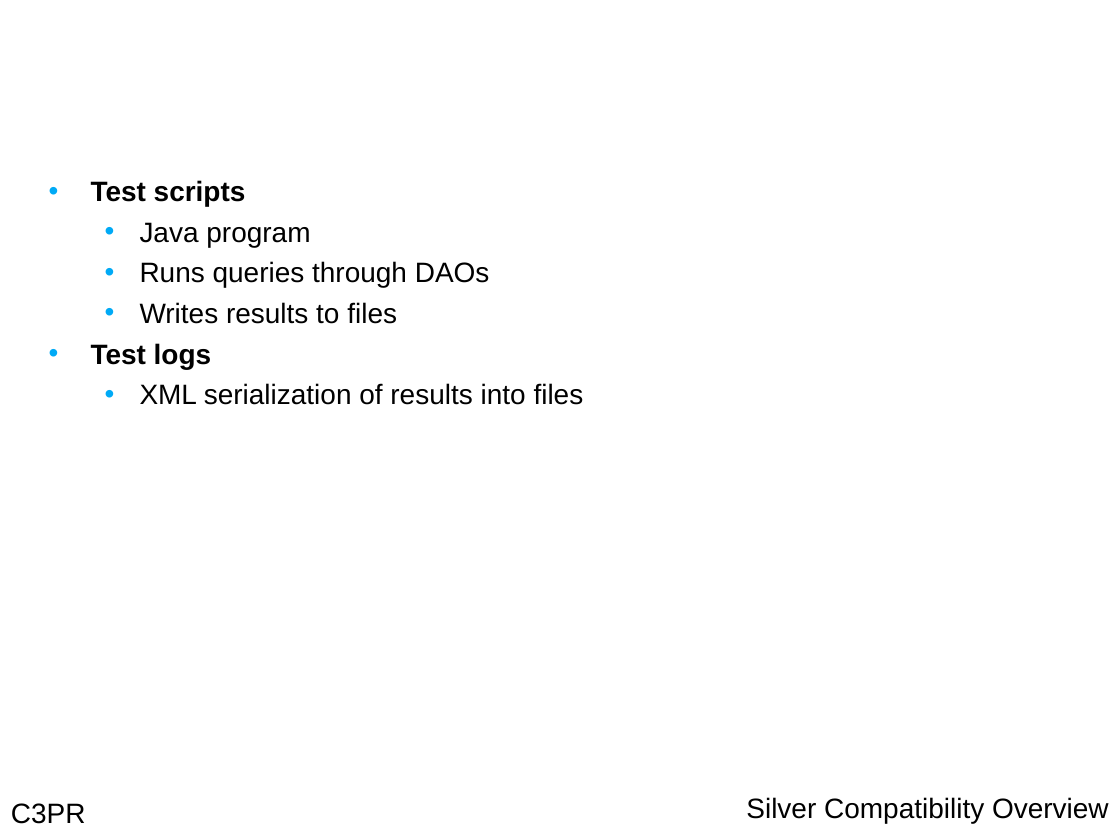
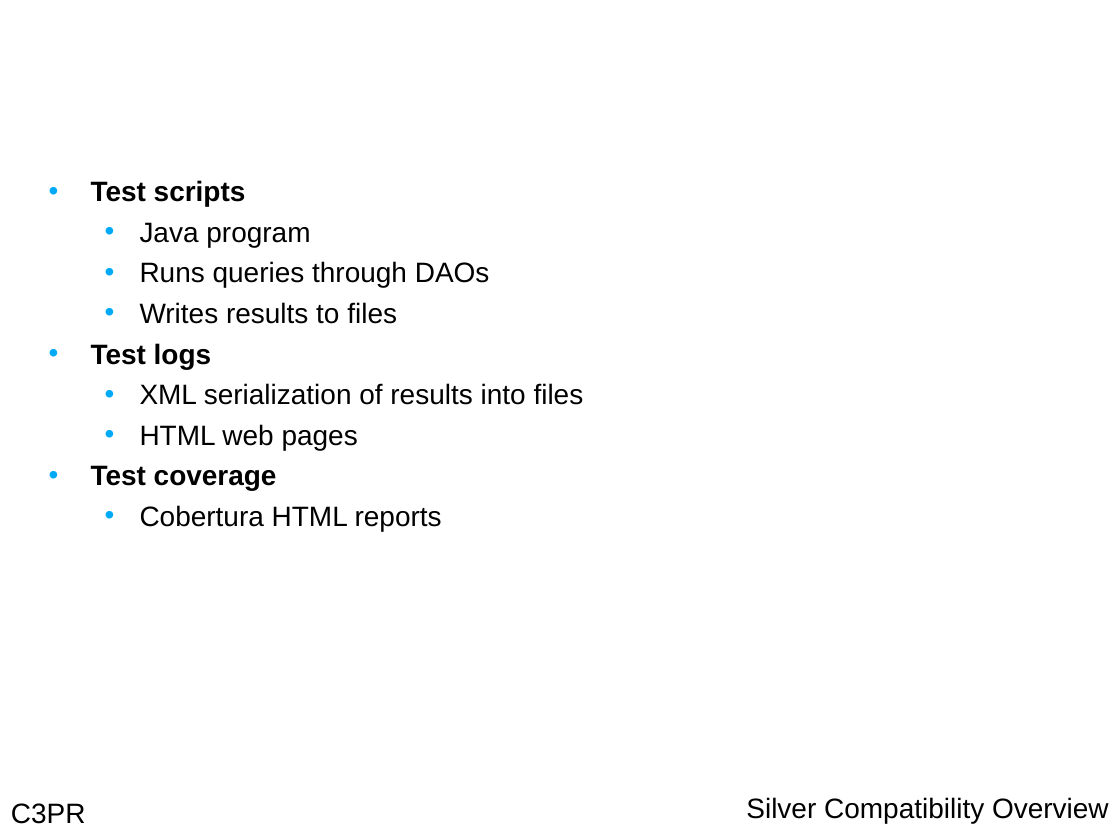
Before and after one commit to NCIP/c3pr-docs, a slide deck: slide 22 of documentation/silver_review/package_200911/c3prv2.8_silver_review.ppt (slide 21 before the commit). Drawn at 1120x840 pixels with LibreOffice and Linux fonts; fonts in the diff are those of the drawing; background and template pictures are left out. Boxes give left, top, right and bottom in pixels: in the first picture for what was removed or moved away, otherwise in the second. Text is boxed around its words. In the diff, an @@ line names an element or a change of style, - is before the commit and + after.

```diff
--- a/documentation/silver_review/package_200911/c3prv2.8_silver_review.ppt
+++ b/documentation/silver_review/package_200911/c3prv2.8_silver_review.ppt
@@ text at box(91, 424, 442, 531): paragraphs added @@
+  • HTML web pages
+• Test coverage
+  • Cobertura HTML reports
```
Also in this commit, not shown: 6 other slides changed, 2 slides added, 1 slide removed.
